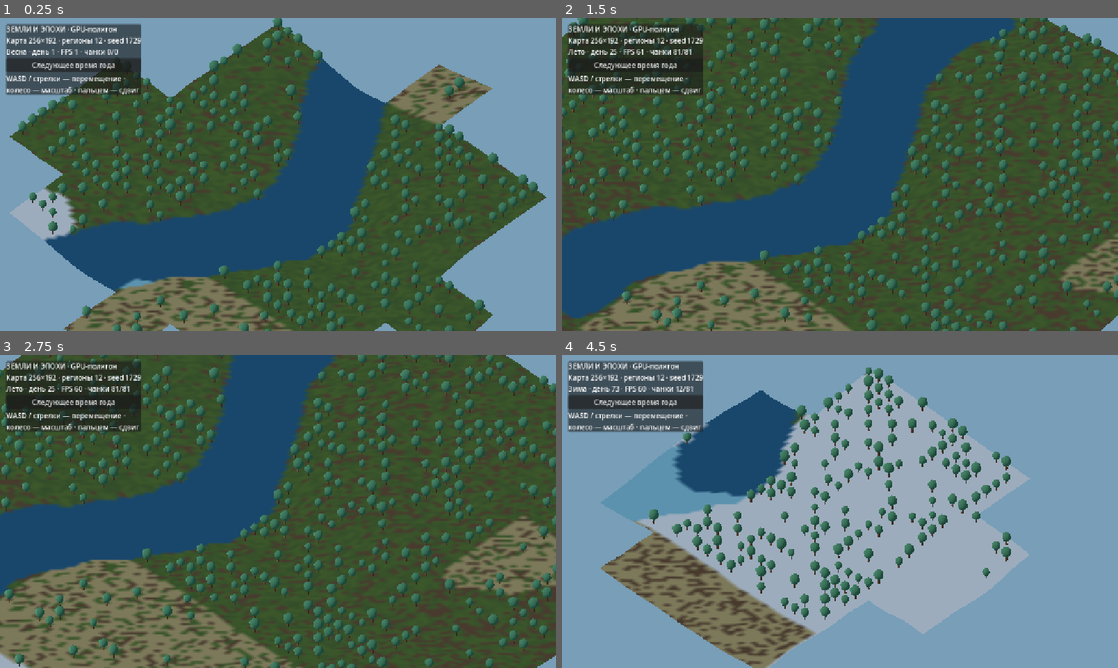
Above: before the commit, frames 1-4 (two rows, left to right).
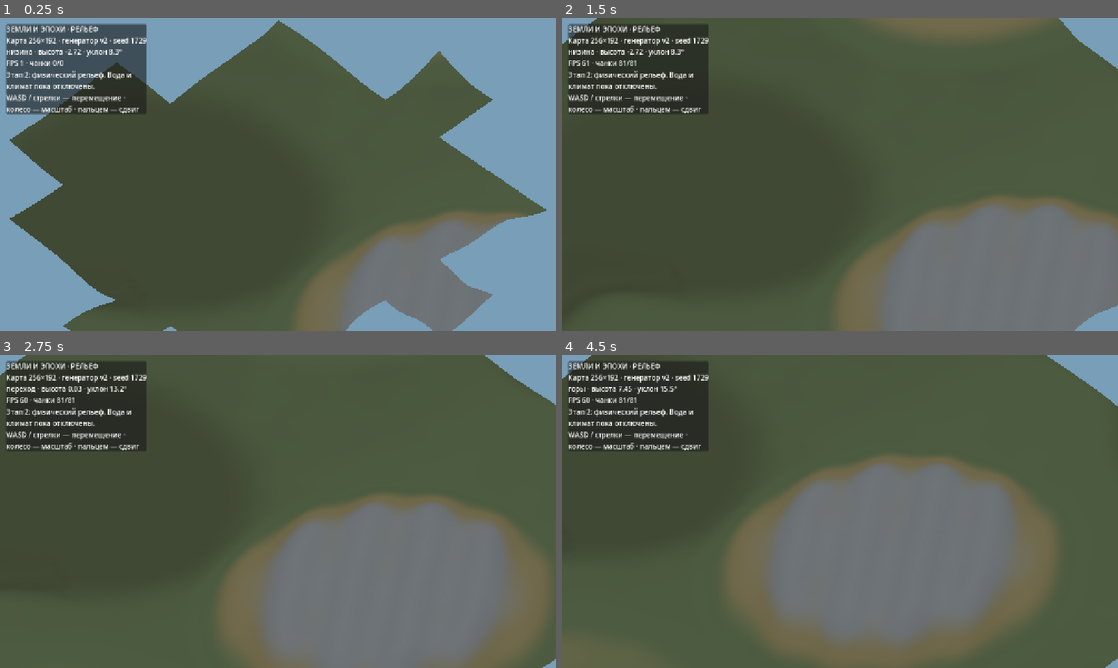
Above: after the commit, the same moments.

Repository: cyrox007/lands-and-ages
Game: Godot game, scene res://scenes/world.tscn
Two runs of this game, one before a commit and one after it. Both use one fixed random seed, a clock stepped at 60 frames per second and the inputs below.
Inputs (mouse positions are in pixels of both pictures, inside the frame that each line leads up to):
- Up to frame 1 (0.25 s): no input
- Up to frame 2 (1.5 s): click (634, 64) at 0.5 s, where only the run before the commit has a clickable "Следующее время года"; move the mouse to (962, 158) at 1.27 s; hold D from 1.28 s (still down); click (962, 158) at 1.42 s
- Up to frame 3 (2.75 s): release D at 2 s; drag from (166, 527) to (250, 574) at 2.02 s
- Up to frame 4 (4.5 s): tap Enter at 2.75 s; move the mouse to (895, 442) at 2.77 s; hold D 2.78-3.5 s; drag from (812, 574) to (673, 464) at 3.52 s; tap Space at 4.25 s; move the mouse to (1006, 558) at 4.27 s; hold A from 4.28 s (still down)

The runs differ from the first frame. In frame 1, 44% of the frame differs, in the area x 1-99%, y 0-100%; in frame 2, 59%; in frame 3, 63%; in frame 4, 95%, in the area x 0-100%, y 0-100%.

Commit message:
feat(world): формы и физическая модель рельефа — этап 2
* feat(world): генератор семи форм рельефа и физические профили — этап 2

* fix(relief): явно указать типы показателей рельефа для GDScript

* test(relief): 100 seed и связные протяжённые области всех форм

* fix(test): типизировать соседнюю клетку при проверке связности форм

Diff:
--- a/godot/scripts/chunk.gd
+++ b/godot/scripts/chunk.gd
@@ -4,6 +4,7 @@
 
 const Terrain = preload("res://scripts/terrain.gd")
 const Climate = preload("res://scripts/climate.gd")
+const Relief = preload("res://scripts/relief.gd")
 const SIZE := 16
 
 static func cover_color(surface: Dictionary) -> Color:
@@ -45,11 +46,10 @@
 			var y := y0 + j
 			var vertex := Vector2i(x, y)
 			var h: float = world.vertex_at(vertex)
-			var data := Climate.surface_at(mini(x, world.config.width - 1),
-				mini(y, world.config.height - 1), day, world.config.seed)
+			var normal: Vector3 = world.normal_at(vertex)
 			vertices.push_back(world.config.to_scene(Vector2(float(x), float(y)), h))
-			normals.push_back(world.normal_at(vertex))
-			colors.push_back(cover_color(data))
+			normals.push_back(normal)
+			colors.push_back(Relief.relief_color(h, normal))
 	var stride := width + 1
 	for j in range(height):
 		for i in range(width):
--- /dev/null
+++ b/godot/scripts/relief.gd
@@ -0,0 +1,68 @@
+extends RefCounted
+## Геометрические показатели поверхности. Не хранит грунты, биомы и климат.
+
+const TerrainV2 = preload("res://scripts/terrain_v2.gd")
+
+
+static func profile_at(world: RefCounted, point: Vector2) -> Dictionary:
+	var cfg = world.config
+	if not cfg.contains_point(point):
+		return {}
+	var height: float = world.height_at(point)
+	var step := 0.75
+	var west: float = world.height_at(cfg.clamp_point(point - Vector2(step, 0.0)))
+	var east: float = world.height_at(cfg.clamp_point(point + Vector2(step, 0.0)))
+	var north: float = world.height_at(cfg.clamp_point(point - Vector2(0.0, step)))
+	var south: float = world.height_at(cfg.clamp_point(point + Vector2(0.0, step)))
+	var span_x: float = cfg.clamp_point(point + Vector2(step, 0.0)).x \
+		- cfg.clamp_point(point - Vector2(step, 0.0)).x
+	var span_y: float = cfg.clamp_point(point + Vector2(0.0, step)).y \
+		- cfg.clamp_point(point - Vector2(0.0, step)).y
+	var dx: float = (east - west) / maxf(span_x, 0.001)
+	var dy: float = (south - north) / maxf(span_y, 0.001)
+	var grade := Vector2(dx, dy).length()
+	var bearing := Vector2(-dx, -dy).normalized()
+	var low := height
+	var high := height
+	var mean := 0.0
+	var samples := 0
+	for offset in [
+		Vector2(12, 0), Vector2(-12, 0), Vector2(0, 12), Vector2(0, -12),
+		Vector2(9, 9), Vector2(-9, 9), Vector2(9, -9), Vector2(-9, -9)
+	]:
+		var neighbour: float = world.height_at(cfg.clamp_point(point + offset))
+		low = minf(low, neighbour)
+		high = maxf(high, neighbour)
+		mean += neighbour
+		samples += 1
+	mean /= float(samples)
+	var origin := "старый генератор"
+	var influence := 0.0
+	if cfg.generator_version == 2:
+		var feature := TerrainV2.sample(point.x, point.y, cfg.seed)
+		origin = str(feature["form"])
+		influence = float(feature["influence"])
+	return {
+		"height": height,
+		"grade": grade,
+		"slope_degrees": rad_to_deg(atan(grade * cfg.height_scale)),
+		"descent": bearing,
+		"relief_24": high - low,
+		"relative_height": height - mean,
+		"form": origin,
+		"form_influence": influence
+	}
+
+
+static func relief_color(elevation: float, normal: Vector3) -> Color:
+	# Это только учебная цветовая шкала высот, не модель воды/грунтов.
+	var low := Color(0.37, 0.39, 0.26)
+	var middle := Color(0.44, 0.49, 0.32)
+	var upland := Color(0.64, 0.56, 0.37)
+	var summit := Color(0.62, 0.61, 0.58)
+	var color := low.lerp(middle, smoothstep(-2.4, 0.8, elevation))
+	color = color.lerp(upland, smoothstep(1.5, 4.4, elevation))
+	color = color.lerp(summit, smoothstep(4.6, 8.0, elevation))
+	var steepness := 1.0 - clampf(normal.y, 0.0, 1.0)
+	var shade := 0.98 - steepness * 0.24
+	return Color(color.r * shade, color.g * shade, color.b * shade)
--- a/godot/scripts/terrain.gd
+++ b/godot/scripts/terrain.gd
@@ -3,6 +3,7 @@
 ## Хранение вершин не зависит от порядка загрузки чанков.
 
 const Config = preload("res://scripts/world_config.gd")
+const ReliefV2 = preload("res://scripts/terrain_v2.gd")
 const WIDTH := Config.DEFAULT_WIDTH
 const HEIGHT := Config.DEFAULT_HEIGHT
 const SEED := Config.DEFAULT_SEED
@@ -35,7 +36,14 @@
 	return vertex_height_on_map(x, y, WIDTH, HEIGHT, seed)
 
 
-static func vertex_height_on_map(x: int, y: int, width: int, height: int, seed: int) -> float:
+static func vertex_height_on_map(x: int, y: int, width: int, height: int,
+		seed: int, generation: int = Config.DEFAULT_GENERATOR) -> float:
+	if generation == 2:
+		return ReliefV2.height_at(float(x), float(y), seed)
+	return _legacy_height(x, y, width, height, seed)
+
+
+static func _legacy_height(x: int, y: int, width: int, height: int, seed: int) -> float:
 	var u := float(x) / float(width)
 	var v := float(y) / float(height)
 	var hills := _gaussian(u, v, 0.21, 0.28, 0.16, 0.24)
--- /dev/null
+++ b/godot/scripts/terrain_v2.gd
@@ -0,0 +1,115 @@
+extends RefCounted
+## Второе поколение рельефа: независимые по seed географические формы.
+## Все вычисления выполняются в абсолютных координатах, без привязки к чанкам.
+
+const FEATURE_STEP := 72.0
+const FORM_NAMES := [
+	"равнина", "низина", "холмы", "плоскогорье",
+	"горы", "долина", "овраг"
+]
+
+static func hash2(x: int, y: int, seed: int) -> float:
+	var n: int = (x * 374761393 + y * 668265263 + seed * 1442695041) & 0xffffffff
+	n = ((n ^ (n >> 13)) * 1274126177) & 0xffffffff
+	n = (n ^ (n >> 16)) & 0xffffffff
+	return float(n) / 4294967295.0
+
+
+static func _noise(x: float, y: float, seed: int) -> float:
+	var i := floori(x)
+	var j := floori(y)
+	var u := smoothstep(0.0, 1.0, x - float(i))
+	var v := smoothstep(0.0, 1.0, y - float(j))
+	var a := lerpf(hash2(i, j, seed), hash2(i + 1, j, seed), u)
+	var b := lerpf(hash2(i, j + 1, seed), hash2(i + 1, j + 1, seed), u)
+	return lerpf(a, b, v) * 2.0 - 1.0
+
+
+static func _form_index(gx: int, gy: int, seed: int) -> int:
+	# Чередование предотвращает исчезновение целого вида форм на большой карте.
+	# Координаты центров, развороты и подробности остаются случайными по seed.
+	return posmod(gx * 3 + gy * 5 + seed, FORM_NAMES.size())
+
+
+static func _feature(x: float, y: float, gx: int, gy: int, seed: int) -> Vector3:
+	var jitter_x := (hash2(gx, gy, seed + 11) - 0.5) * 0.32
+	var jitter_y := (hash2(gx, gy, seed + 12) - 0.5) * 0.32
+	var cx := (float(gx) + 0.5 + jitter_x) * FEATURE_STEP
+	var cy := (float(gy) + 0.5 + jitter_y) * FEATURE_STEP
+	var angle := hash2(gx, gy, seed + 13) * TAU
+	var offset := Vector2(x - cx, y - cy)
+	var along := (offset.x * cos(angle) + offset.y * sin(angle)) / 34.0
+	var across := (-offset.x * sin(angle) + offset.y * cos(angle)) / 30.0
+	var kind := _form_index(gx, gy, seed)
+	var r := Vector2(along, across).length()
+	var envelope := 1.0 - smoothstep(0.64, 1.31, r)
+	if envelope <= 0.0:
+		return Vector3.ZERO
+	var detail := _noise(x / 12.0, y / 12.0, seed + gx * 37 + gy * 41 + 141)
+	var height_change := 0.0
+	var flatten := 0.0
+	match kind:
+		0:
+			# Равнина — область с подавленной мелкой неровностью.
+			flatten = 0.82 * envelope
+			height_change = -0.25 * envelope
+		1:
+			# Широкая низина без искусственно плоского дна.
+			height_change = -2.9 * envelope
+		2:
+			height_change = 3.1 * envelope * (0.82 + 0.18 * detail)
+		3:
+			# Пологая широкая вершина и отчётливый край плоскогорья.
+			var top := 1.0 - smoothstep(0.69, 1.16, r)
+			height_change = 5.3 * top + detail * 0.1 * top
+			flatten = 0.68 * top
+		4:
+			# Гребни гор создаются связными полосами, а не клеточными пиками.
+			var ridge := 0.78 + 0.22 * pow(sin(along * 7.0 + across * 3.7), 2.0)
+			height_change = 9.0 * envelope * ridge + detail * 0.7 * envelope
+		5:
+			# Долина продолжается вдоль оси и мягко расширяется на выходе.
+			var axis := across + 0.16 * sin(along * 3.4 + angle)
+			var reach := 1.0 - smoothstep(0.78, 1.45, absf(along))
+			height_change = -3.1 * exp(-1.6 * axis * axis) * reach
+		6:
+			# Овраг уже долины и имеет более крутые стенки.
+			var axis := across + 0.16 * sin(along * 4.3 + angle)
+			var reach := 1.0 - smoothstep(0.81, 1.50, absf(along))
+			height_change = -4.7 * exp(-22.0 * axis * axis) * reach
+	return Vector3(height_change, flatten, envelope)
+
+
+static func sample(x: float, y: float, seed: int) -> Dictionary:
+	# Крупные и мелкие шумы не зависят от размеров карты.
+	var coarse := 0.85 * _noise(x / 92.0, y / 92.0, seed + 1001)
+	var medium := 0.29 * _noise(x / 24.0, y / 24.0, seed + 1002)
+	var fine := 0.09 * _noise(x / 6.0, y / 6.0, seed + 1003)
+	var flatten := 0.0
+	var sum_features := 0.0
+	var dominant := -1
+	var strongest := 0.0
+	var home_x := floori(x / FEATURE_STEP)
+	var home_y := floori(y / FEATURE_STEP)
+	for gy in range(home_y - 1, home_y + 2):
+		for gx in range(home_x - 1, home_x + 2):
+			var effect := _feature(x, y, gx, gy, seed)
+			sum_features += effect.x
+			flatten = maxf(flatten, effect.y)
+			if effect.z > strongest:
+				strongest = effect.z
+				dominant = _form_index(gx, gy, seed)
+	var elevation := coarse + (medium + fine) * (1.0 - flatten) + sum_features
+	return {
+		"height": elevation,
+		"form": FORM_NAMES[dominant] if dominant >= 0 and strongest >= 0.12 else "переход",
+		"influence": strongest
+	}
+
+
+static func height_at(x: float, y: float, seed: int) -> float:
+	return float(sample(x, y, seed)["height"])
+
+
+static func form_at(x: float, y: float, seed: int) -> String:
+	return str(sample(x, y, seed)["form"])
--- a/godot/scripts/world.gd
+++ b/godot/scripts/world.gd
@@ -1,10 +1,10 @@
 extends Node3D
-## Самостоятельный GPU-полигон: мир виден через чанки, экономика не подключена.
+## Показ физического рельефа GPU-чанками. Экономика и природные объекты не подключены.
 
 const Terrain = preload("res://scripts/terrain.gd")
 const WorldConfig = preload("res://scripts/world_config.gd")
 const WorldMap = preload("res://scripts/world_map.gd")
-const Climate = preload("res://scripts/climate.gd")
+const Relief = preload("res://scripts/relief.gd")
 const Chunk = preload("res://scripts/chunk.gd")
 
 const VIEW_RADIUS := 4
@@ -13,14 +13,11 @@
 const MIN_ZOOM := 16.0
 const MAX_ZOOM := 105.0
 
-var _day := 1
 var _world_model: RefCounted
 var _center := Vector2.ZERO
 var _camera: Camera3D
 var _terrain_holder: Node3D
 var _ground_material: StandardMaterial3D
-var _trunk_mesh: Mesh
-var _crown_mesh: Mesh
 var _active: Dictionary = {}
 var _pending: Array[Vector2i] = []
 var _chunk_center := Vector2i(-1, -1)
@@ -70,24 +67,6 @@
 	_ground_material.vertex_color_use_as_albedo = true
 	_ground_material.roughness = 1.0
 	_ground_material.cull_mode = BaseMaterial3D.CULL_DISABLED
-	var wood := StandardMaterial3D.new()
-	wood.albedo_color = Color(0.30, 0.21, 0.14)
-	var needles := StandardMaterial3D.new()
-	needles.albedo_color = Color(0.18, 0.38, 0.28)
-	var cylinder := CylinderMesh.new()
-	cylinder.height = 1.65
-	cylinder.top_radius = 0.12
-	cylinder.bottom_radius = 0.21
-	cylinder.radial_segments = 6
-	cylinder.material = wood
-	_trunk_mesh = cylinder
-	var sphere := SphereMesh.new()
-	sphere.radius = 1.0
-	sphere.height = 2.2
-	sphere.radial_segments = 6
-	sphere.rings = 4
-	sphere.material = needles
-	_crown_mesh = sphere
 
 
 func _setup_interface() -> void:
@@ -101,10 +80,10 @@
 	panel.add_child(column)
 	_status = Label.new()
 	column.add_child(_status)
-	var next_button := Button.new()
-	next_button.text = "Следующее время года"
-	next_button.pressed.connect(_next_season)
-	column.add_child(next_button)
+	var info := Label.new()
+	info.text = "Этап 2: физический рельеф. Вода и климат пока отключены."
+	info.autowrap_mode = TextServer.AUTOWRAP_WORD_SMART
+	column.add_child(info)
 	var hint := Label.new()
 	hint.text = "WASD / стрелки — перемещение · колесо — масштаб · пальцем — сдвиг"
 	hint.autowrap_mode = TextServer.AUTOWRAP_WORD_SMART
@@ -196,11 +175,10 @@
 	var node := Node3D.new()
 	node.name = "Чанк_%d_%d" % [coord.x, coord.y]
 	var ground := MeshInstance3D.new()
-	ground.mesh = Chunk.create_mesh(coord.x, coord.y, _day, _world_model)
+	ground.mesh = Chunk.create_mesh(coord.x, coord.y, 1, _world_model)
 	ground.material_override = _ground_material
 	ground.cast_shadow = GeometryInstance3D.SHADOW_CASTING_SETTING_OFF
 	node.add_child(ground)
-	node.add_child(Chunk.create_trees(coord.x, coord.y, _day, _trunk_mesh, _crown_mesh, _world_model.config.seed))
 	_terrain_holder.add_child(node)
 	_active[coord] = node
 
@@ -214,18 +192,16 @@
 	_refresh_visible(false)
 
 
-func _next_season() -> void:
-	_day += Climate.SEASON_DAYS
-	_refresh_visible(true)
-	_update_hud()
-
-
 func _update_hud() -> void:
 	if _status == null:
 		return
-	_status.text = "ЗЕМЛИ И ЭПОХИ · GPU-полигон\n"
-	_status.text += "Карта %d×%d · регионы 12 · seed %d\n" % [
-		_world_model.config.width, _world_model.config.height, _world_model.config.seed]
-	_status.text += "%s · день %d · FPS %d · чанки %d/%d" % [
-		Climate.season_name(_day), _day, Engine.get_frames_per_second(),
-		_active.size(), _active.size() + _pending.size()]
+	var profile := Relief.profile_at(_world_model, _center)
+	_status.text = "ЗЕМЛИ И ЭПОХИ · РЕЛЬЕФ\n"
+	_status.text += "Карта %d×%d · генератор v%d · seed %d\n" % [
+		_world_model.config.width, _world_model.config.height,
+		_world_model.config.generator_version, _world_model.config.seed]
+	_status.text += "%s · высота %.2f · уклон %.1f°\n" % [
+		profile["form"], profile["height"], profile["slope_degrees"]]
+	_status.text += "FPS %d · чанки %d/%d" % [
+		Engine.get_frames_per_second(), _active.size(),
+		_active.size() + _pending.size()]
--- a/godot/scripts/world_config.gd
+++ b/godot/scripts/world_config.gd
@@ -9,6 +9,7 @@
 const DEFAULT_CHUNK := 16
 const DEFAULT_REGION := 64
 const DEFAULT_HEIGHT_SCALE := 0.9
+const DEFAULT_GENERATOR := 2
 
 var width: int
 var height: int
@@ -16,18 +17,22 @@
 var chunk_size: int
 var region_size: int
 var height_scale: float
+var generator_version: int
 
 
 func _init(p_width: int = DEFAULT_WIDTH, p_height: int = DEFAULT_HEIGHT,
 		p_seed: int = DEFAULT_SEED, p_chunk: int = DEFAULT_CHUNK,
-		p_region: int = DEFAULT_REGION, p_height_scale: float = DEFAULT_HEIGHT_SCALE) -> void:
+		p_region: int = DEFAULT_REGION, p_height_scale: float = DEFAULT_HEIGHT_SCALE,
+		p_generator: int = DEFAULT_GENERATOR) -> void:
 	assert(valid_dimensions(p_width, p_height, p_chunk, p_region, p_height_scale))
+	assert(p_generator == 1 or p_generator == 2)
 	width = p_width
 	height = p_height
 	seed = p_seed
 	chunk_size = p_chunk
 	region_size = p_region
 	height_scale = p_height_scale
+	generator_version = p_generator
 
 
 static func valid_dimensions(w: int, h: int, chunk: int, region: int, scale: float) -> bool:
@@ -117,7 +122,7 @@
 	return {
 		"width": width, "height": height, "seed": seed,
 		"chunk_size": chunk_size, "region_size": region_size,
-		"height_scale": height_scale
+		"height_scale": height_scale, "generator_version": generator_version
 	}
 
 
@@ -138,5 +143,15 @@
 		return null
 	if float(int(data["seed"])) != float(data["seed"]):
 		return null
+	# Отсутствующее поле означает прежний генератор этапа 1.
+	var generation := 1
+	if data.has("generator_version"):
+		if not (data["generator_version"] is int or data["generator_version"] is float):
+			return null
+		generation = int(data["generator_version"])
+		if float(generation) != float(data["generator_version"]):
+			return null
+	if generation != 1 and generation != 2:
+		return null
 	return load("res://scripts/world_config.gd").new(w, h, int(data["seed"]),
-		chunk, region, scale)
+		chunk, region, scale, generation)
--- a/godot/scripts/world_map.gd
+++ b/godot/scripts/world_map.gd
@@ -15,6 +15,8 @@
 var revision := 0
 var _heights: Dictionary = {}
 var _dirty: Dictionary = {}
+var _base_cache: Dictionary = {}
+const BASE_CACHE_LIMIT := 65536
 
 
 func _init(p_config: RefCounted = null) -> void:
@@ -31,8 +33,19 @@
 	var key := vertex_id(coord)
 	if _heights.has(key):
 		return float(_heights[key])
-	return Terrain.vertex_height_on_map(coord.x, coord.y,
-		config.width, config.height, config.seed)
+	return _base_height(coord)
+
+
+func _base_height(coord: Vector2i) -> float:
+	var key := vertex_id(coord)
+	if _base_cache.has(key):
+		return float(_base_cache[key])
+	var value := Terrain.vertex_height_on_map(coord.x, coord.y,
+		config.width, config.height, config.seed, config.generator_version)
+	if _base_cache.size() >= BASE_CACHE_LIMIT:
+		_base_cache.clear()
+	_base_cache[key] = value
+	return value
 
 
 func height_at(point: Vector2) -> float:
@@ -112,8 +125,7 @@
 	var affected := {}
 	for coord in planned.keys():
 		var value: float = planned[coord]
-		var baseline := Terrain.vertex_height_on_map(coord.x, coord.y,
-			config.width, config.height, config.seed)
+		var baseline := _base_height(coord)
 		var key := vertex_id(coord)
 		if is_equal_approx(value, baseline):
 			_heights.erase(key)
--- /dev/null
+++ b/godot/tests/relief_smoke.gd
@@ -0,0 +1,154 @@
+extends SceneTree
+## Приёмка рельефа: семь форм, гладкие переходы, уклоны и сохранения v1.
+## Не проверяет почвы, воду, климат, растительность и экономику.
+
+const Config = preload("res://scripts/world_config.gd")
+const WorldMap = preload("res://scripts/world_map.gd")
+const Terrain = preload("res://scripts/terrain.gd")
+const Landforms = preload("res://scripts/terrain_v2.gd")
+const Relief = preload("res://scripts/relief.gd")
+const Chunk = preload("res://scripts/chunk.gd")
+
+var _errors: Array[String] = []
+
+
+func _check(ok: bool, note: String) -> void:
+	if not ok:
+		_errors.append(note)
+
+
+func _initialize() -> void:
+	_run()
+
+
+func _run() -> void:
+	var world := WorldMap.new(Config.new())
+	_check(world.config.generator_version == 2, "По умолчанию используется генератор v2")
+	_check(Landforms.FORM_NAMES.size() == 7, "Семь географических форм")
+	var seen := {}
+	var minimum := INF
+	var maximum := -INF
+	var biggest_step := 0.0
+	for y in range(2, 191, 5):
+		for x in range(2, 255, 5):
+			var point := Vector2i(x, y)
+			var value: float = world.vertex_at(point)
+			_check(is_finite(value), "Высота всегда конечна")
+			minimum = minf(minimum, value)
+			maximum = maxf(maximum, value)
+			biggest_step = maxf(biggest_step, absf(value - world.vertex_at(point + Vector2i(1, 0))))
+			biggest_step = maxf(biggest_step, absf(value - world.vertex_at(point + Vector2i(0, 1))))
+			var feature := Landforms.sample(float(x), float(y), 1729)
+			seen[str(feature["form"])] = true
+	_check(minimum < -2.0, "Выраженные естественные низины")
+	_check(maximum > 6.0, "Высокие горные массивы")
+	_check(biggest_step < 3.7, "Нет одиночных неестественных скачков высоты")
+	for form in Landforms.FORM_NAMES:
+		_check(seen.has(form), "На стандартной карте видна форма: " + form)
+
+	# Большие формы должны образовывать протяжённые связные зоны,
+	# а не случайно разбросанные независимые клетки.
+	var labels := {}
+	for y in range(4, 192, 4):
+		for x in range(4, 256, 4):
+			labels[Vector2i(x / 4, y / 4)] = Landforms.form_at(float(x), float(y), 1729)
+	var visited := {}
+	var largest := {}
+	for start in labels.keys():
+		if visited.has(start):
+			continue
+		var kind: String = labels[start]
+		var queue: Array[Vector2i] = [start]
+		visited[start] = true
+		var index := 0
+		while index < queue.size():
+			var current := queue[index]
+			index += 1
+			for offset in [Vector2i.LEFT, Vector2i.RIGHT, Vector2i.UP, Vector2i.DOWN]:
+				var neighbour: Vector2i = current + offset
+				if labels.get(neighbour, "") != kind or visited.has(neighbour):
+					continue
+				visited[neighbour] = true
+				queue.append(neighbour)
+		largest[kind] = maxi(int(largest.get(kind, 0)), queue.size())
+	for form in Landforms.FORM_NAMES:
+		_check(int(largest.get(form, 0)) >= 12,
+			"Связная площадь не менее 192 клеток: " + form)
+
+	# У каждого seed своя карта. Координатная формула не зависит от размеров карты.
+	var different := 0
+	for seed in range(30, 130):
+		var a := WorldMap.new(Config.new(256, 192, seed))
+		var b := WorldMap.new(Config.new(320, 240, seed))
+		var c := WorldMap.new(Config.new(256, 192, seed + 1))
+		for pos in [Vector2i(7, 13), Vector2i(61, 73), Vector2i(144, 101)]:
+			var first: float = a.vertex_at(pos)
+			_check(is_equal_approx(first, b.vertex_at(pos)),
+				"Генератор не зависит от расширения карты")
+			_check(is_equal_approx(first, a.vertex_at(pos)),
+				"Повторный запрос не изменяет мир")
+			if not is_equal_approx(first, c.vertex_at(pos)):
+				different += 1
+	_check(different >= 295, "100 разных seed дают различные формы рельефа")
+	_check(world.vertex_at(Vector2i(48, 52)) == world.vertex_at(Vector2i(48, 52)),
+		"Нет изменений от порядка генерации")
+
+	# Физический профиль показывает действительный уклон и перепад, а не цвет.
+	var profile := Relief.profile_at(world, Vector2(123.5, 81.5))
+	_check(profile.has("height") and profile.has("slope_degrees"),
+		"Профиль содержит физическую высоту и уклон")
+	_check(float(profile["slope_degrees"]) >= 0.0
+		and float(profile["slope_degrees"]) < 89.0, "Угол уклона ограничен")
+	_check(float(profile["relief_24"]) >= 0.0, "Перепад высот неотрицателен")
+	_check(profile["descent"] is Vector2, "Есть направление понижения высоты")
+	_check(Relief.profile_at(world, Vector2(-1, 0)).is_empty(), "Вне карты нет профиля")
+
+	# Изменения вершины реально отражаются в высоте, профиле и GPU-сетке.
+	var edit := Vector2i(16, 9)
+	var original: float = world.vertex_at(edit)
+	var before := Relief.profile_at(world, Vector2(edit))
+	_check(world.set_vertex(edit, original + 1.0), "Физическая высота меняется")
+	var after := Relief.profile_at(world, Vector2(edit))
+	_check(absf(float(after["height"]) - float(before["height"]) - 1.0) < 0.00001,
+		"Профиль читает изменение из WorldMap")
+	var left := Chunk.create_mesh(0, 0, 1, world)
+	var right := Chunk.create_mesh(1, 0, 1, world)
+	var vertices_left: PackedVector3Array = left.surface_get_arrays(0)[Mesh.ARRAY_VERTEX]
+	var vertices_right: PackedVector3Array = right.surface_get_arrays(0)[Mesh.ARRAY_VERTEX]
+	_check(vertices_left[9 * 17 + 16].is_equal_approx(vertices_right[9 * 17]),
+		"Изменение общей вершины одинаково в двух GPU-чанках")
+
+	# Сохранения первого этапа без версии генератора читаются по старой формуле.
+	var old_config := Config.new(256, 192, 1729, 16, 64, 0.9, 1)
+	var legacy := WorldMap.new(old_config)
+	var old_height: float = legacy.vertex_at(Vector2i(30, 40))
+	_check(is_equal_approx(old_height, Terrain.vertex_height_on_map(30, 40,
+		256, 192, 1729, 1)), "Генератор v1 остался доступным")
+	var saved := legacy.to_data()
+	saved["config"].erase("generator_version")
+	var restored = WorldMap.from_data(JSON.parse_string(JSON.stringify(saved)))
+	_check(restored != null, "Старый файл карты читается")
+	if restored != null:
+		_check(restored.config.generator_version == 1, "Старый мир остаётся на v1")
+		_check(is_equal_approx(restored.vertex_at(Vector2i(30, 40)), old_height),
+			"Геометрия старого мира не изменилась")
+	var restored_new = WorldMap.from_data(JSON.parse_string(JSON.stringify(world.to_data())))
+	_check(restored_new != null, "Новый мир сохраняется")
+	if restored_new != null:
+		_check(restored_new.config.generator_version == 2, "В сохранении зафиксирована v2")
+		_check(is_equal_approx(restored_new.vertex_at(edit), original + 1.0),
+			"Изменение высоты восстановлено")
+
+	# Сеточная разбивка не меняет высоты, даже на неполных крайних чанках.
+	var partial := WorldMap.new(Config.new(70, 50, 1729, 16, 32))
+	var mesh := Chunk.create_mesh(4, 3, 1, partial)
+	_check(mesh.surface_get_arrays(0)[Mesh.ARRAY_VERTEX].size() == 21,
+		"Неполный чанк рельефа корректен")
+
+	if not _errors.is_empty():
+		for message in _errors:
+			push_error("Рельеф: " + message)
+		quit(1)
+		return
+	print("Этап 2: все формы, геометрия, уклоны, seed и сохранения — успешно.")
+	quit(0)
Not shown, added: docs/WORLD-STAGE-2.md
